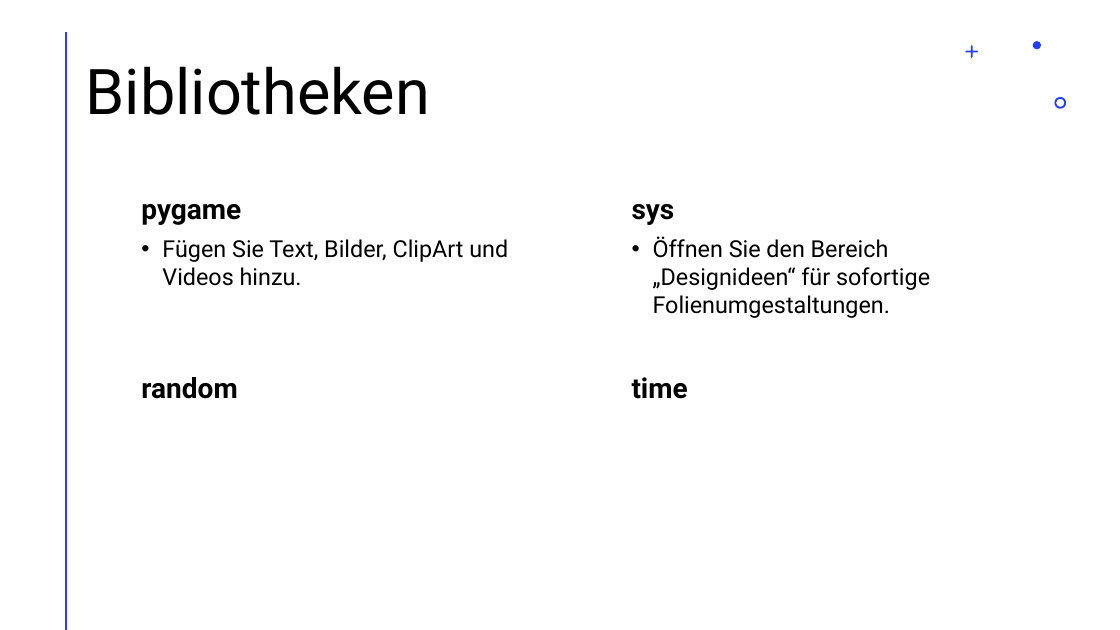
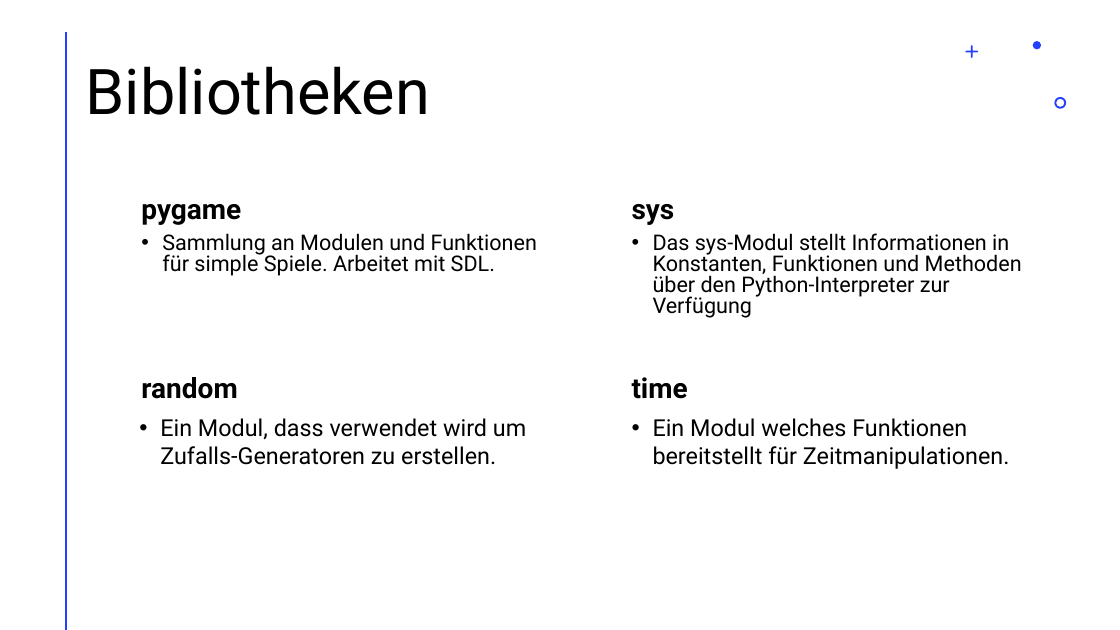
Before and after one commit to Bunnykiller151/projectFlappyWaifu, a slide deck: slide 8 of Flappy_Waifu.pptx. Drawn at 1120x630 pixels with LibreOffice and Linux fonts; fonts in the diff are those of the drawing. Boxes give left, top, right and bottom in pixels: in the first picture for what was removed or moved away, otherwise in the second. Text is boxed around its words. In the diff, an @@ line names an element or a change of style, - is before the commit and + after.

```diff
--- a/Flappy_Waifu.pptx
+++ b/Flappy_Waifu.pptx
@@ text at (x1=162, y1=233, x2=537, y2=276): text changed; size 20 to 18.5 pt @@
-• Fügen Sie Text, Bilder, ClipArt und Videos hinzu.
+• Sammlung an Modulen und Funktionen für simple Spiele. Arbeitet mit SDL.
@@ text at (x1=653, y1=233, x2=1022, y2=318): text changed; size 20 to 18.5 pt @@
-• Öffnen Sie den Bereich „Designideen“ für sofortige Folienumgestaltungen.
+• Das sys-Modul stellt Informationen in Konstanten, Funktionen und Methoden über den Python-Interpreter zur Verfügung
@@ text added at (x1=160, y1=418, x2=526, y2=465), 20 pt, text #000000 @@
+• Ein Modul, dass verwendet wird um Zufalls-Generatoren zu erstellen.
@@ text added at (x1=653, y1=418, x2=1010, y2=469), 20 pt, text #000000 @@
+• Ein Modul welches Funktionen bereitstellt für Zeitmanipulationen.
```
Also in this commit, not shown: 6 slides added, 1 slide removed.
